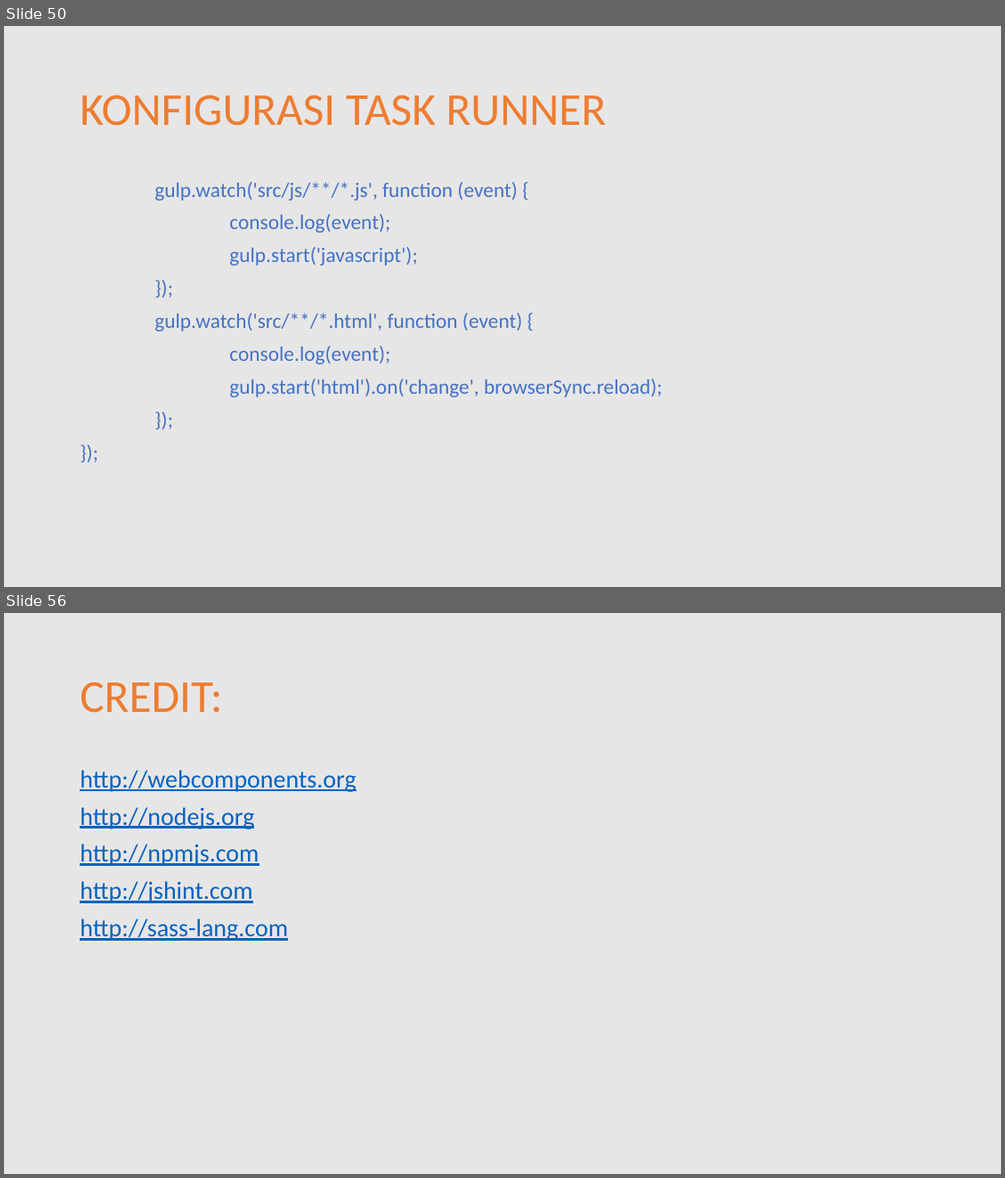
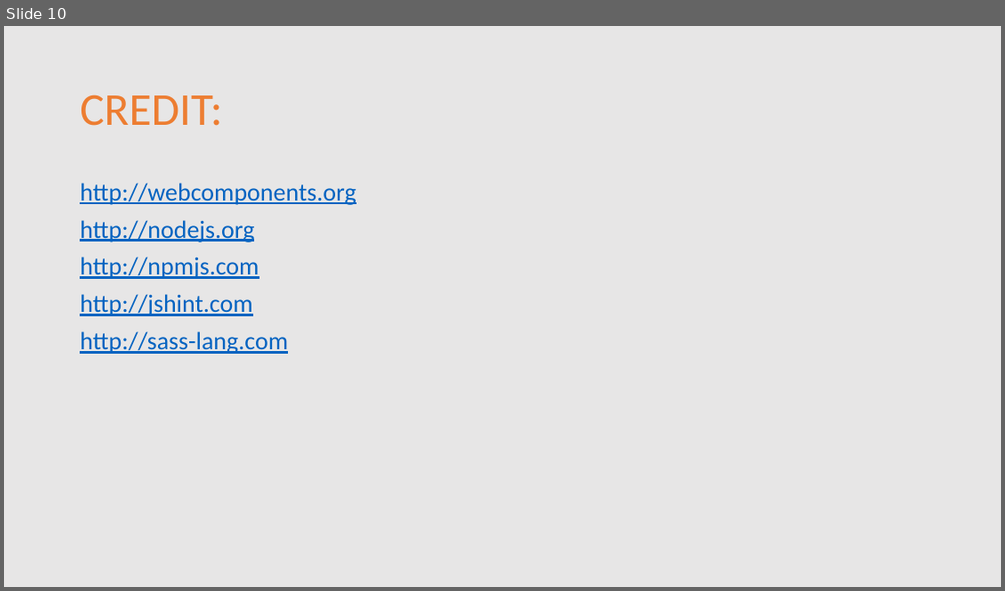
Before and after one commit to MalangFrontend/ongis-frontend-1, a slide deck: doc/presentasi-materi-01.pptx. Shown one above the other, each under a label of ours: slides 50 and 56 before the commit, slide 10 after it; the slides between them are not shown. The pictures are 1005x1178 and 1005x591 pixels, drawn with LibreOffice and Linux fonts; fonts in the diff are those of the drawing. Boxes give left, top, right and bottom in pixels: in the first picture for what was removed or moved away, otherwise in the second. Text is boxed around its words. In the diff, an @@ line names an element or a change of style, - is before the commit and + after.

```diff
--- a/doc/presentasi-materi-01.pptx
+++ b/doc/presentasi-materi-01.pptx
@@ slide 50 removed at (4,26,1001,587), background #E7E6E6 @@
@@ title removed at (80,95,607,126) @@
-KONFIGURASI TASK RUNNER
@@ text removed at (154,182,663,397) @@
-gulp.watch('src/js/**/*.js', function (event) {
-console.log(event);
-gulp.start('javascript');
-});
-gulp.watch('src/**/*.html', function (event) {
-console.log(event);
-gulp.start('html').on('change', browserSync.reload);
-});
-});
@@ what was slide 56 is now slide 10 @@
```
Also in this commit, not shown: 6 slides changed, 45 other slides removed, 21 other files.
